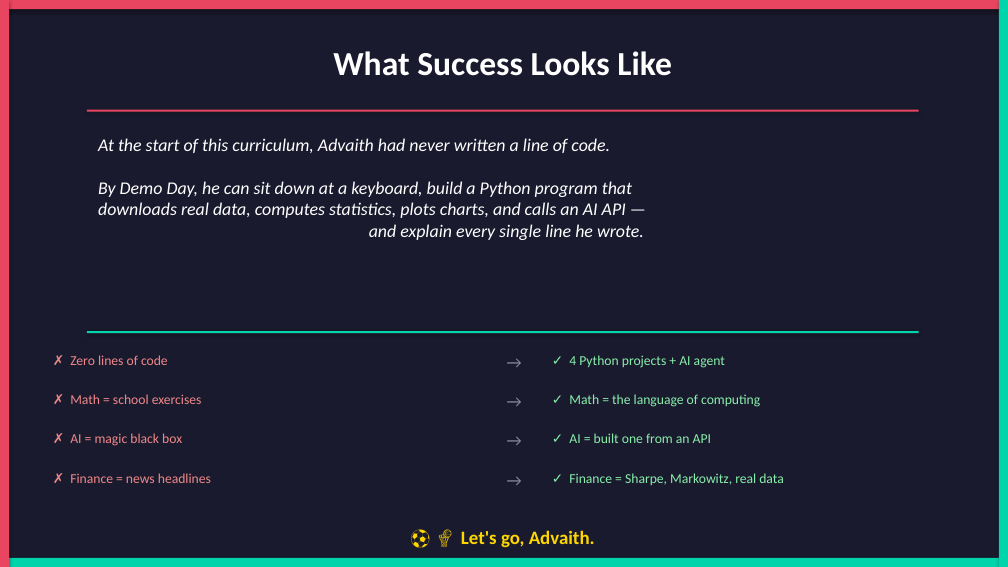
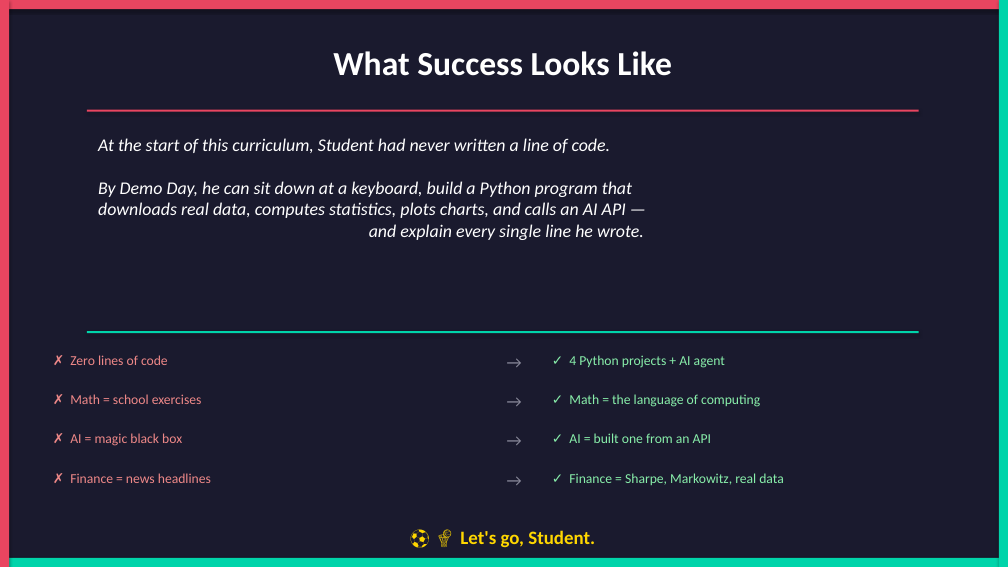
Before and after one commit to SreeGD/jumpstartm_c, a slide deck: slide 80 of curriculum_advaith.pptx. Drawn at 1008x567 pixels with LibreOffice and Linux fonts; fonts in the diff are those of the drawing. Boxes give left, top, right and bottom in pixels: in the first picture for what was removed or moved away, otherwise in the second. Text is boxed around its words. In the diff, an @@ line names an element or a change of style, - is before the commit and + after.

```diff
--- a/curriculum_advaith.pptx
+++ b/curriculum_advaith.pptx
@@ text at (98, 138, 644, 240): text changed @@
-At the start of this curriculum, Advaith had never written a line of code.
-By Demo Day, he can sit down at a keyboard, build a Python program that
-downloads real data, computes statistics, plots charts, and calls an AI API —
-and explain every single line he wrote.
+At the start of this curriculum, Student had never written a line of code.
+By Demo Day, he can sit down at a keyboard, build a Python program that
+downloads real data, computes statistics, plots charts, and calls an AI API —
+and explain every single line he wrote.
@@ text at (460, 530, 595, 547): text changed @@
-⚽ 🏀 Let's go, Advaith.
+⚽ 🏀 Let's go, Student.
```
Also in this commit, not shown: 24 other slides changed, 35 other files.
